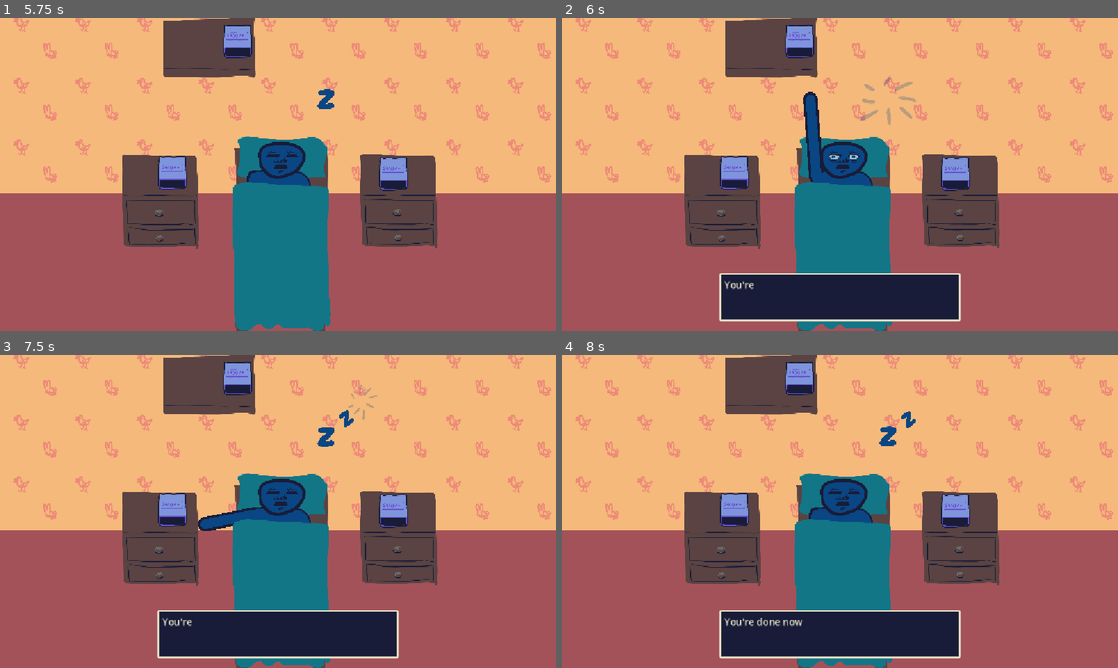
Above: before the commit, frames 1-4 (two rows, left to right).
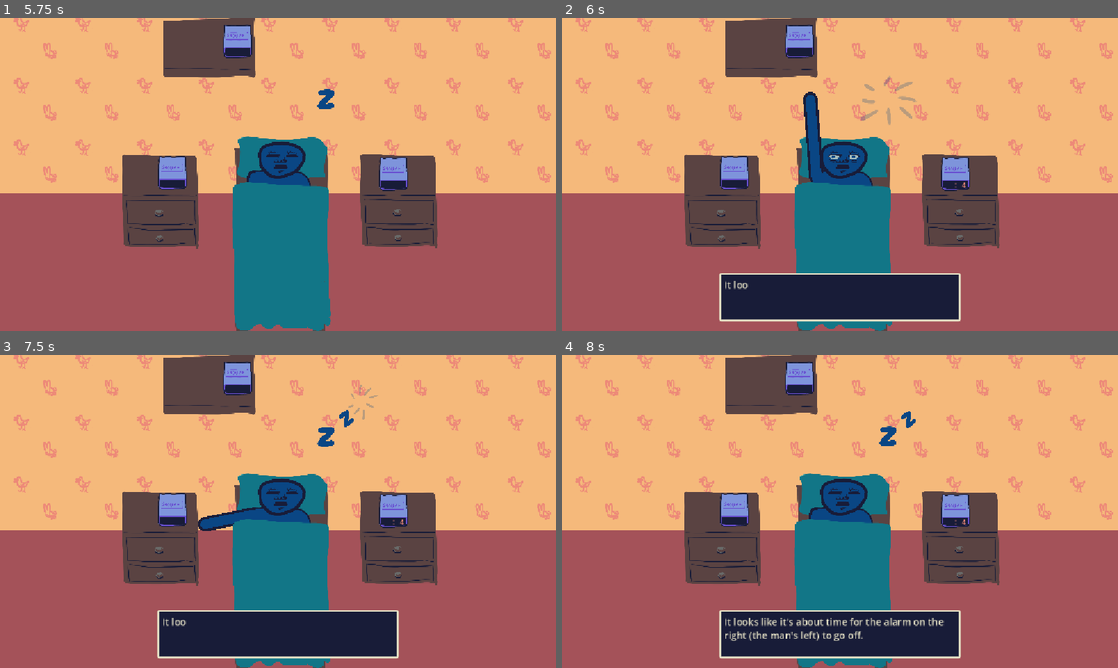
Above: after the commit, the same moments.

Repository: harperstoeckle/be_late_for_work
Game: Godot game, scene res://scenes/main.tscn
Two runs of this game, one before a commit and one after it. Both use one fixed random seed, a clock stepped at 60 frames per second and the inputs below. Sound files missing from this copy of the repository are replaced by a short silence.
Inputs:
- Up to frame 1 (5.75 s): tap Enter (ui_accept) at 0.5, 0.77, 1.52, 2, 2.75, 3.02, 3.77, 4.52 s; hold Right (ui_right) 0.53-1.28 s; hold J (snooze_0) 0.53-1.28 s; hold Down (ui_down) 1.28-2.03 s; tap K (snooze_1) at 1.35 s; hold Right (ui_right) 2.03-2.78 s; hold L (snooze_2) 2.03-2.78 s; hold Up (ui_up) 2.78-3.53 s; tap J (snooze_0) at 2.85 s; hold K (snooze_1) 3.53-4.28 s; hold Down (ui_down) from 3.53 s (still down); tap L (snooze_2) at 4.35 s; hold J (snooze_0) from 5.03 s (still down)
- Up to frame 2 (6 s): tap Enter (ui_accept) at 5.75 s; release Down (ui_down) at 5.78 s; release J (snooze_0) at 5.78 s; hold Right (ui_right) from 5.78 s (still down); tap K (snooze_1) at 5.85 s
- Up to frame 3 (7.5 s): tap Enter (ui_accept) at 6.02, 6.77 s; release Right (ui_right) at 6.53 s; hold Up (ui_up) 6.53-7.28 s; hold L (snooze_2) 6.53-7.28 s; hold Right (ui_right) from 7.28 s (still down); tap J (snooze_0) at 7.35 s
- Up to frame 4 (8 s): keep holding Right (ui_right); tap Enter (ui_accept) at 7.52 s

Frame 1 is identical in both runs. In frame 2, 0.1% of the frame differs, in the area x 29-73%, y 52-87%; in frame 3, 0.1%; in frame 4, 0.9%, in the area x 29-73%, y 52-92%.
Error in both runs: Modulo by zero error in operator '%'. (res://scripts/main.gd:148)

Commit message:
Add a tutorial for alarm 2 and credits

Diff:
--- a/scripts/main.gd
+++ b/scripts/main.gd
@@ -514,12 +514,35 @@
 				_alarm(_subdiv(6, 1, 2), 0, 0),
 				_alarm(_subdiv(7, 0, 2), 0, 0),
 			])
-			# Wait two measures after the start of the next measure.
 			_queue_next_story(_subdiv(8, 2))
 			_story_index += 1
 		4:
 			_fade_out_music(0.3)
-			_queue_dialogue_sequence(["You're done now"])
+			_alarm_clock_2.set_time_left(4)
+			_queue_dialogue_sequence([
+				"It looks like it's about time for the alarm on the right (the man's left) to go off.",
+				"Press [L] to snooze this alarm. This one needs you to wait a quarter note after the third beep.",
+			])
+			_story_index += 1
+		5:
+			_save_checkpoint()
+			_restart_music()
+			_queue_events([
+				_alarm(0, 1, 4),
+				_alarm(_subdiv(2), 1, 4),
+				_alarm(_subdiv(4, 2), 1, 1),
+				_alarm(_subdiv(5, 2, 2), 1, 2),
+			])
+			_queue_next_story(_subdiv(8, 2))
+			_story_index += 1
+		_:
+			_queue_dialogue_sequence([
+				"Congratulations. You have completed the game.",
+				"Credits",
+				"Sound effects were taken from freesound.org. Specific attribution text is available in the itch.io description.",
+				"The color palette is \"Sweet and Sour 20\" by Qirlfriend on lospec.com.",
+				"Programming: divqii\nArt: divqii\nMusic: divqii",
+			])
 
 
 ## Describes how an alarm sounds and accepts input.
